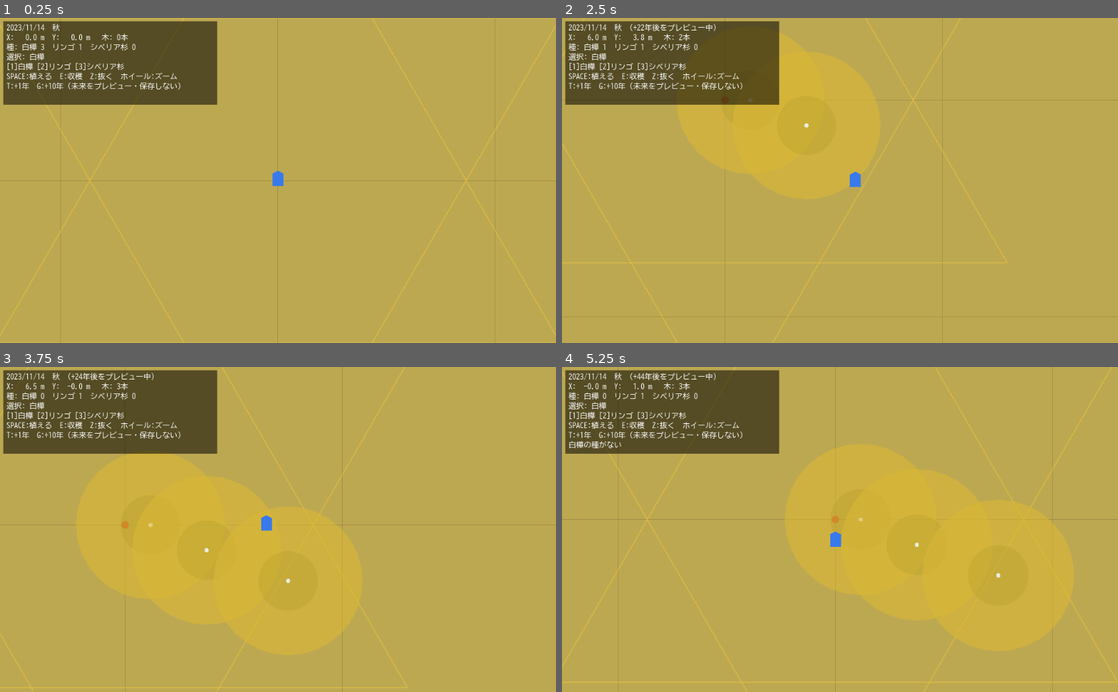
Above: before the commit, frames 1-4 (two rows, left to right).
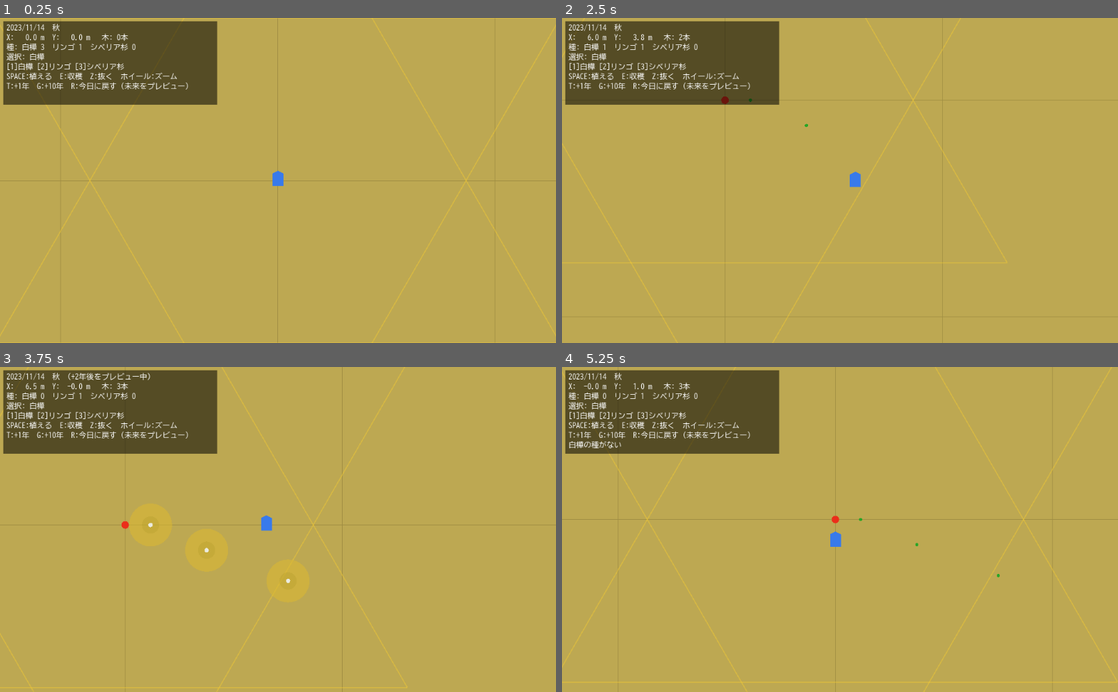
Above: after the commit, the same moments.

Repository: tomu-ai963/-kins-domain-life-planner
Game: Godot game, scene res://Main.tscn
Same seed, same stepped clock (60 frames per second), same inputs: the game is played once before the commit and once after it.
Inputs (mouse positions are in pixels of both pictures, inside the frame that each line leads up to):
- Up to frame 1 (0.25 s): no input
- Up to frame 2 (2.5 s): tap Enter at 0.5 s; move the mouse to (962, 164) at 0.52 s; hold Right 0.53-1.28 s; tap R at 0.6, 2.3 s; click (962, 164) at 0.67 s; tap Space at 0.77, 1.52 s; tap T at 0.8, 1.35 s; move the mouse to (728, 196) at 1.27 s; hold Down 1.28-2.03 s; tap G at 1.55, 2.1 s; move the mouse to (895, 109) at 2.02 s; hold Right from 2.03 s (still down)
- Up to frame 3 (3.75 s): move the mouse to (250, 594) at 2.77 s; release Right at 2.78 s; hold Up 2.78-3.53 s; tap R at 2.85 s; click (250, 594) at 2.92 s; tap Space at 3.02 s; tap T at 3.05, 3.6 s; move the mouse to (444, 578) at 3.52 s; hold Left from 3.53 s (still down)
- Up to frame 4 (5.25 s): tap Space at 3.77, 4.52 s; tap G at 3.8, 4.35 s; move the mouse to (673, 480) at 4.27 s; tap R at 4.55 s; move the mouse to (867, 529) at 5.02 s; release Left at 5.03 s; hold Down from 5.03 s (still down); tap 1 at 5.1 s; click (867, 529) at 5.17 s

The runs differ from the first frame. In frame 1, 0.2% of the frame differs, in the area x 12-34%, y 19-23%; in frame 2, 4.7%; in frame 3, 7.2%; in frame 4, 10%, in the area x 12-89%, y 1-81%.

Commit message:
R キーで時間先送りのプレビューをやめて今日に戻せるようにする
これまでは戻すキーがなく、ゲームを開き直すしかなかった(先送りは保存しないので開き直すと 0 に戻る)。

Co-Authored-By: Claude Opus 5.5 <noreply@anthropic.com>

Diff:
--- a/HUD.gd
+++ b/HUD.gd
@@ -47,7 +47,7 @@
 		"選択: %s\n" +
 		"[1]白樺 [2]リンゴ [3]シベリア杉\n" +
 		"SPACE:植える  E:収穫  Z:抜く  ホイール:ズーム\n" +
-		"T:+1年  G:+10年 (未来をプレビュー・保存しない)\n" +
+		"T:+1年  G:+10年  R:今日に戻す (未来をプレビュー)\n" +
 		"%s"
 	) % [
 		dt.year, dt.month, dt.day, season_jp, offset,
--- a/Main.gd
+++ b/Main.gd
@@ -86,6 +86,8 @@
 			$Trees.advance_years(1.0)   # 1年先送り(プレビュー。保存しない)
 		KEY_G:
 			$Trees.advance_years(10.0)  # 10年先送り
+		KEY_R:
+			$Trees.reset_preview()      # 今日に戻す
 
 func _notification(what: int) -> void:
 	if what == MainLoop.NOTIFICATION_WM_QUIT_REQUEST:
--- a/Trees.gd
+++ b/Trees.gd
@@ -107,6 +107,11 @@
 
 func advance_years(years: float) -> void:
 	time_offset_years += years
+	update()
+
+# プレビューをやめて今日の姿に戻す
+func reset_preview() -> void:
+	time_offset_years = 0.0
 	update()
 
 # 表示用の樹齢(プレビューの先送りを含む)
--- a/tests/test_seed_cycle.gd
+++ b/tests/test_seed_cycle.gd
@@ -97,6 +97,12 @@
 	_check(t.real_age_years(t.trees[0]) < 1.0, "判定用の樹齢は現実のまま")
 	_check(t.harvest_nearest(Vector2(0, 0), 80.0) == "preview", "プレビュー中は収穫できない")
 
+	t.reset_preview()
+	_check(t.time_offset_years == 0.0, "R(reset_preview)で先送りが 0 に戻る")
+	_check(t.age_years(t.trees[0]) < 1.0, "戻すと見た目の樹齢も現実に戻る")
+	_check(t.harvest_nearest(Vector2(0, 0), 80.0) == "young", "戻した後はプレビューの制限が外れる")
+	t.advance_years(10.0)
+
 	t.save_game()
 	var f := File.new()
 	f.open(TEST_SAVE, File.READ)
Not shown, changed: ROADMAP.md
